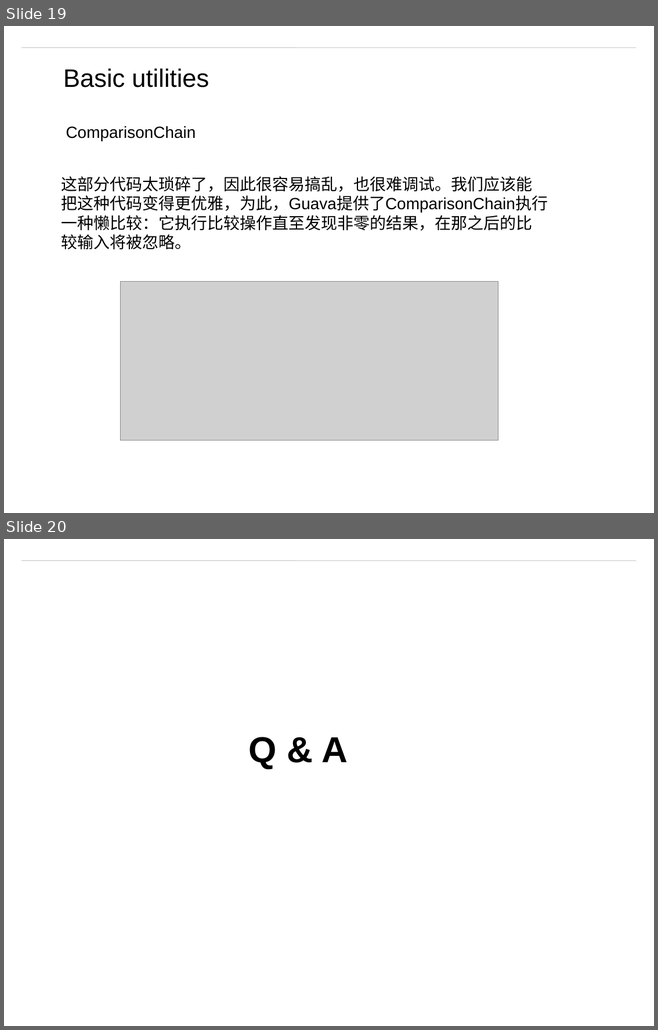
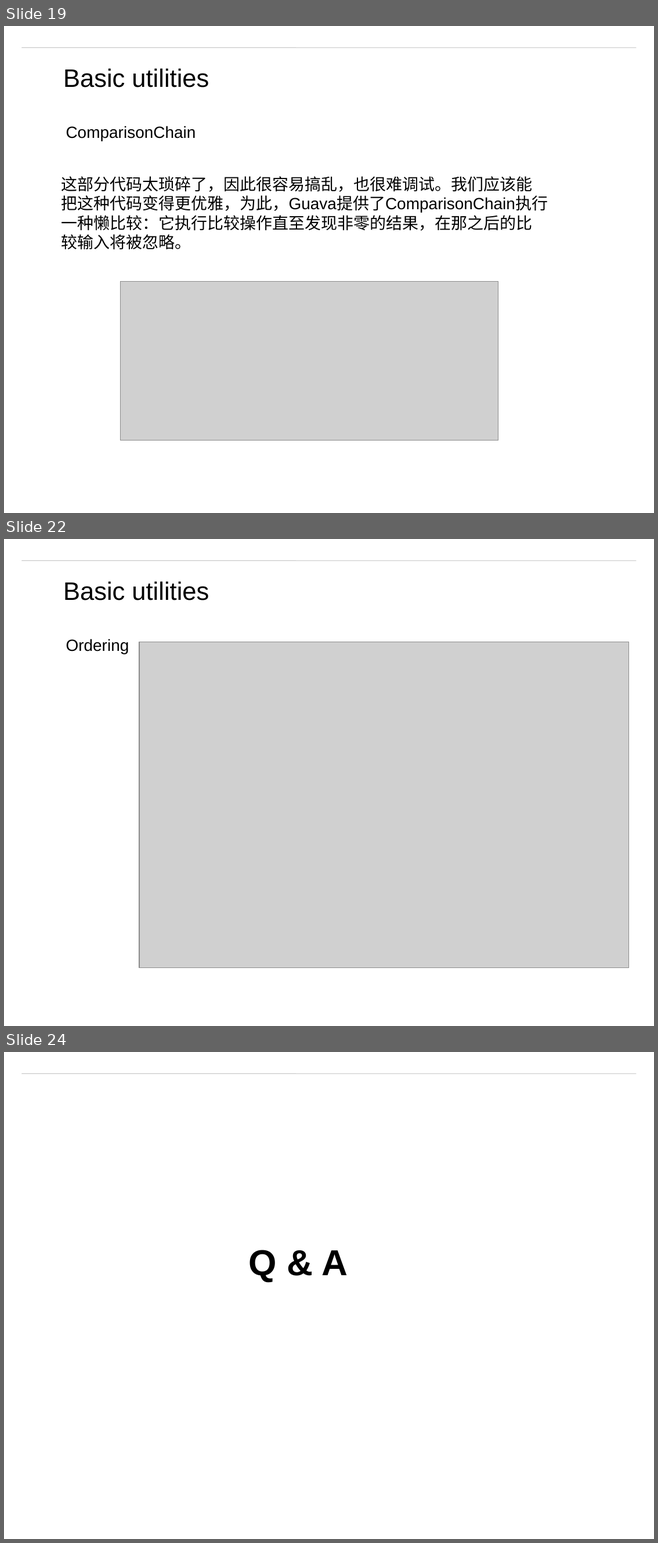
Before and after one commit to matt19870107/Guava, a slide deck: Guava.pptx. Shown one above the other, each under a label of ours: slides 19 and 20 before the commit, slides 19, 22 and 24 after it; the slides between them are not shown. The pictures are 658x1030 and 658x1543 pixels, drawn with LibreOffice and Linux fonts; fonts in the diff are those of the drawing; grey boxes stand for pictures; background and template pictures are left out. Boxes give left, top, right and bottom in pixels: in the first picture for what was removed or moved away, otherwise in the second. Text is boxed around its words. In the diff, an @@ line names an element or a change of style, - is before the commit and + after.

```diff
--- a/Guava.pptx
+++ b/Guava.pptx
@@ slide 22 added at bbox=[4, 539, 654, 1026], background #FFFFFF; not listed: 1 template element that a slide beside it also shows @@
@@ text added at bbox=[63, 581, 209, 600], 28 pt, text #000000 @@
+Basic utilities
@@ text added at bbox=[66, 639, 129, 654], 18 pt, text #000000 @@
+Ordering
@@ picture added at bbox=[139, 642, 628, 968] @@
@@ what was slide 20 is now slide 24 @@
```
Also in this commit, not shown: 3 other slides added, 6 other files.
